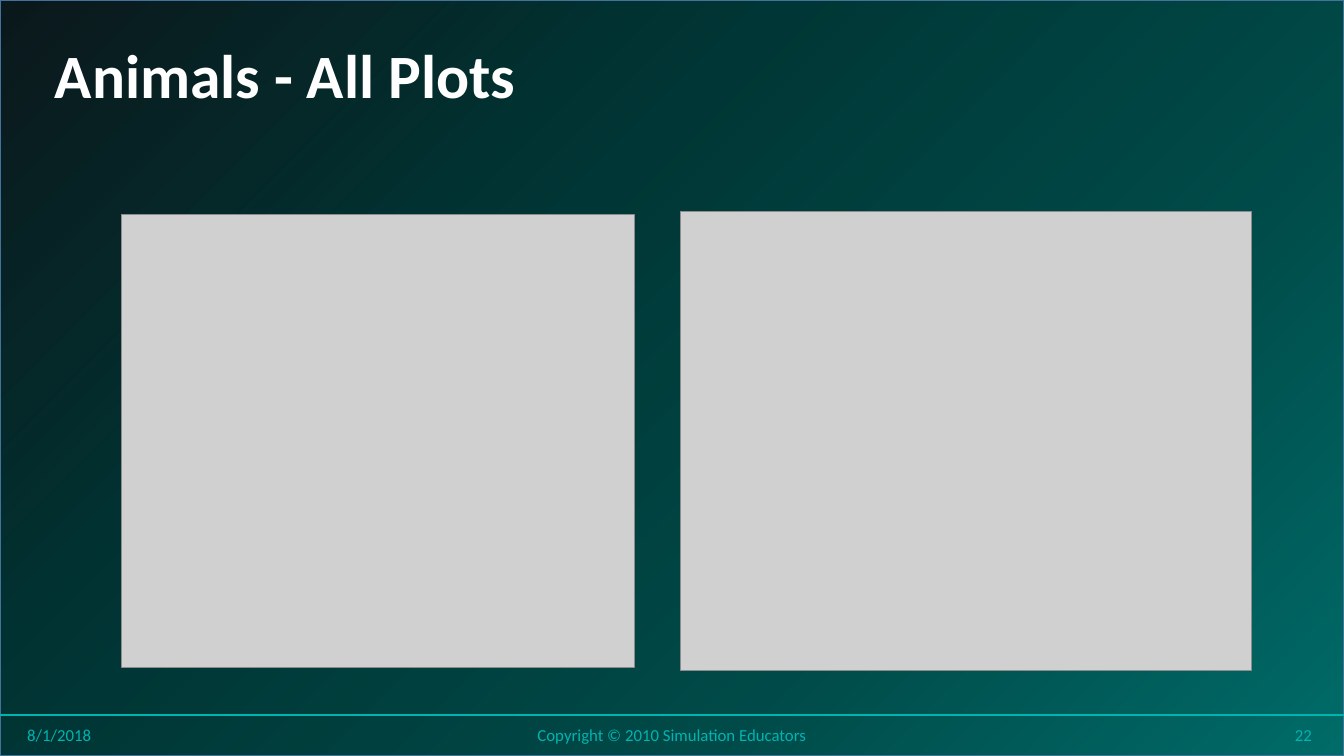
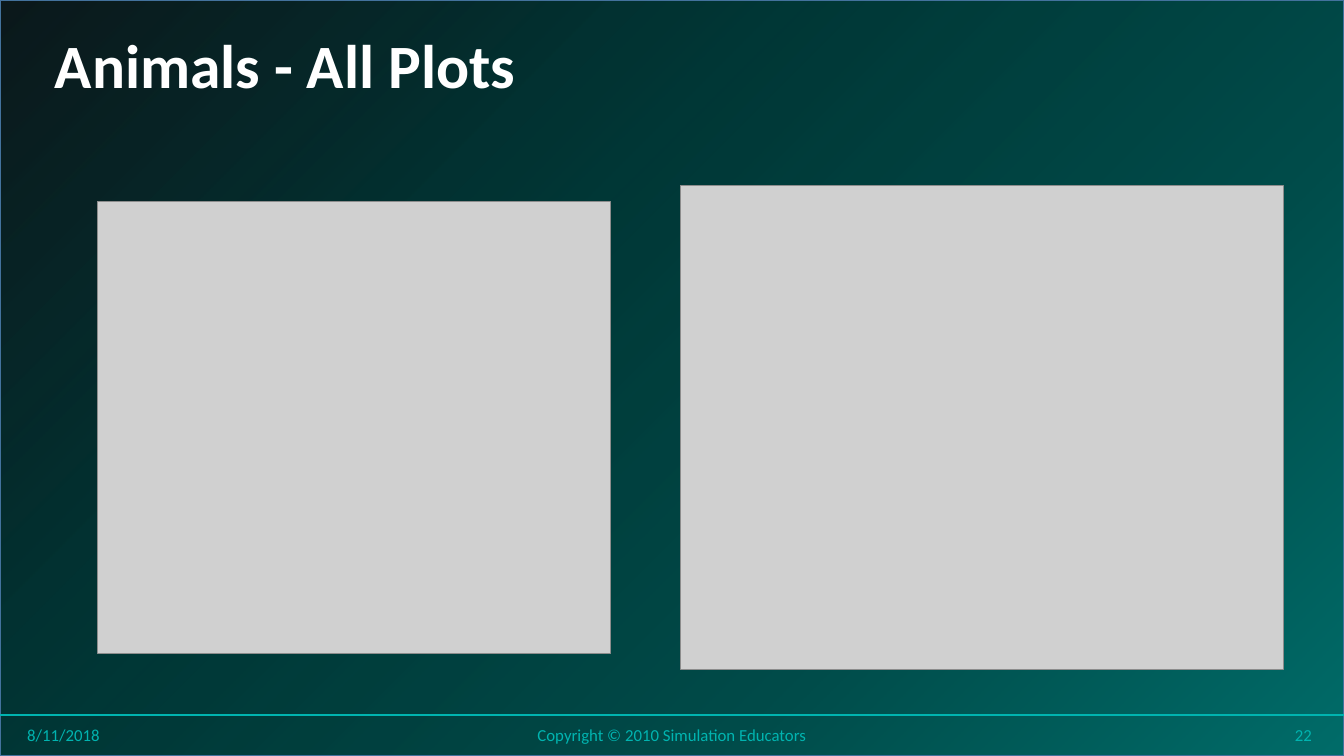
Before and after one commit to stricje1/VIT_University, a slide deck: slide 22 of Data_Analytics_2018/PPT/Lesson 18 - Data Analytics - Clustering.pptx. Drawn at 1344x756 pixels with LibreOffice and Linux fonts; fonts in the diff are those of the drawing; grey boxes stand for pictures; background and template pictures are left out. Boxes give left, top, right and bottom in pixels: in the first picture for what was removed or moved away, otherwise in the second. Text is boxed around its words. In the diff, an @@ line names an element or a change of style, - is before the commit and + after.

```diff
--- a/Data_Analytics_2018/PPT/Lesson 18 - Data Analytics - Clustering.pptx
+++ b/Data_Analytics_2018/PPT/Lesson 18 - Data Analytics - Clustering.pptx
@@ title "Animals - All Plots": place and size @@
-title "Animals - All Plots" at <box>55,54,515,99</box>
+title "Animals - All Plots" at <box>55,44,515,89</box>
@@ picture: place and size @@
-picture at <box>122,215,634,667</box>
+picture at <box>98,202,610,654</box>
@@ picture: place and size @@
-picture at <box>681,212,1252,670</box>
+picture at <box>681,186,1284,669</box>
@@ text at <box>27,729,99,742</box>: text changed @@
-8/1/2018
+8/11/2018
```
Also in this commit, not shown: 35 other slides changed, 12 other files.
